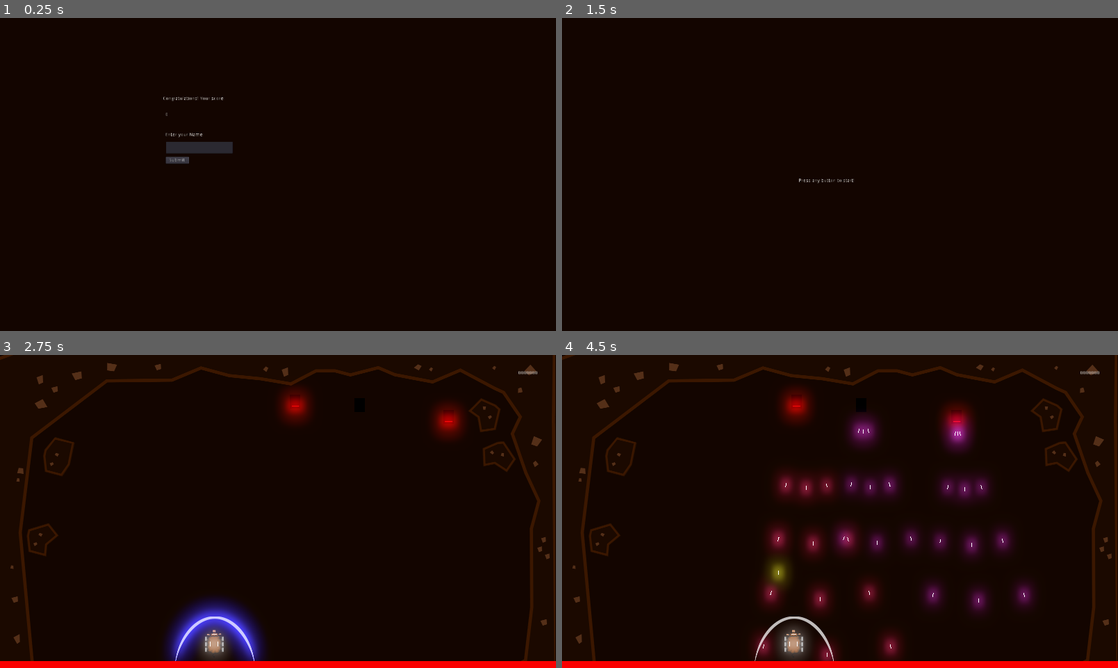
Above: before the commit, frames 1-4 (two rows, left to right).
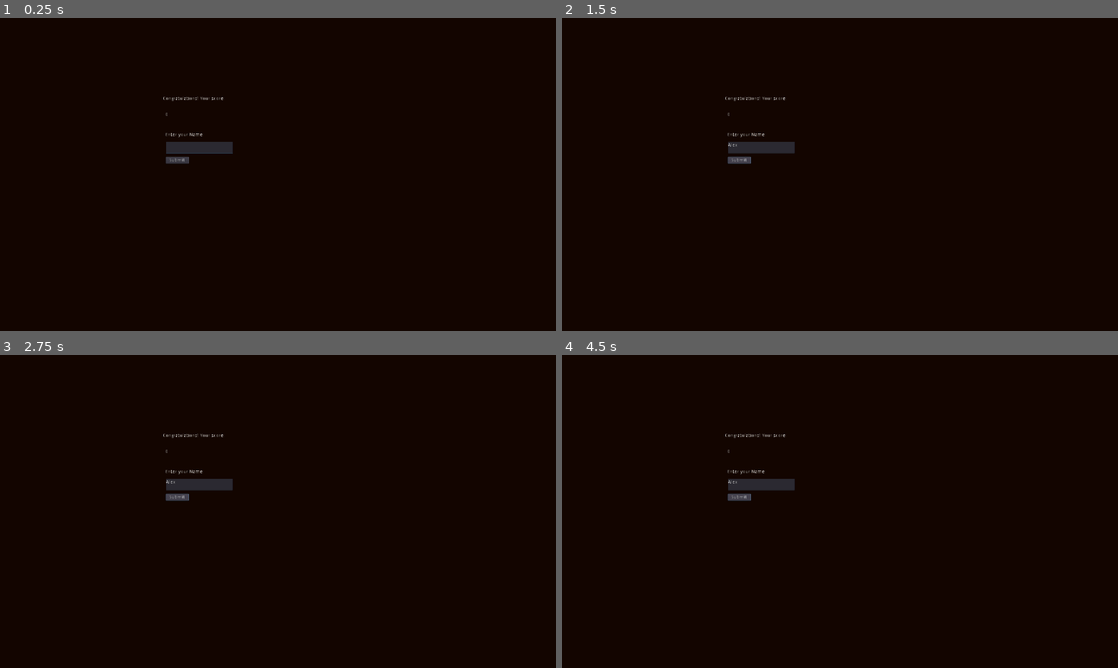
Above: after the commit, the same moments.

Repository: GameDrivenDesign/punk-wolf
Game: Godot game, scene res://gameover.tscn
Same seed, same stepped clock (60 frames per second), same inputs: the game is played once before the commit and once after it. This scene is started directly instead of the project's main scene.
Inputs (mouse positions are in pixels of both pictures, inside the frame that each line leads up to):
- Up to frame 1 (0.25 s): no input
- Up to frame 2 (1.5 s): click (762, 146) at 0.52 s; type "Alex" at 0.6 s; click "Submit" at 1.25 s
- Up to frame 3 (2.75 s): tap Enter at 2 s; hold Right (ui_right) from 2.03 s (still down); hold R (shield_blue) from 2.03 s (still down)
- Up to frame 4 (4.5 s): release Right (ui_right) at 2.78 s; release R (shield_blue) at 2.78 s; hold Left (ui_left) 2.78-3.53 s; tap E (shield_red) at 2.85 s; hold Right (ui_right) from 3.53 s (still down); tap Q (shoot_0) at 3.6 s; tap W (shoot_1) at 4.35 s

The runs differ from the first frame. In frame 1, less than 0.1% of the frame differs, in the area x 29-42%, y 43-44%; in frame 2, 0.7%; in frame 3, 10%; in frame 4, 14%, in the area x 0-100%, y 0-100%.

Commit message:
fix sending score

Diff:
--- a/game.tscn
+++ b/game.tscn
@@ -26,7 +26,6 @@
 script = ExtResource( 4 )
 decay = 3.0
 max_offset = Vector2( 50, 25 )
-max_roll = 0.1
 
 [node name="CanvasLayer" type="CanvasLayer" parent="camera"]
 
--- a/gameover.gd
+++ b/gameover.gd
@@ -2,6 +2,7 @@
 
 func _ready():
 	$score.text = str(Global.highscore)
+	$TextEdit.grab_focus()
 
 # Send a highscore to the server.
 # Returns the position on the scoreboard (1-based).
@@ -24,8 +25,8 @@
 
 	var position = JSON.parse(response[3].get_string_from_utf8()).result["position"]
 	print("Highscore submitted! - You scored position " + str(position))
+	get_tree().change_scene("res://newgame.tscn")
 	return position
 
 func _on_Button_pressed():
 	send_highscore(Global.GAME_NAME, $TextEdit.text, Global.highscore)
-	get_tree().change_scene("res://newgame.tscn")
